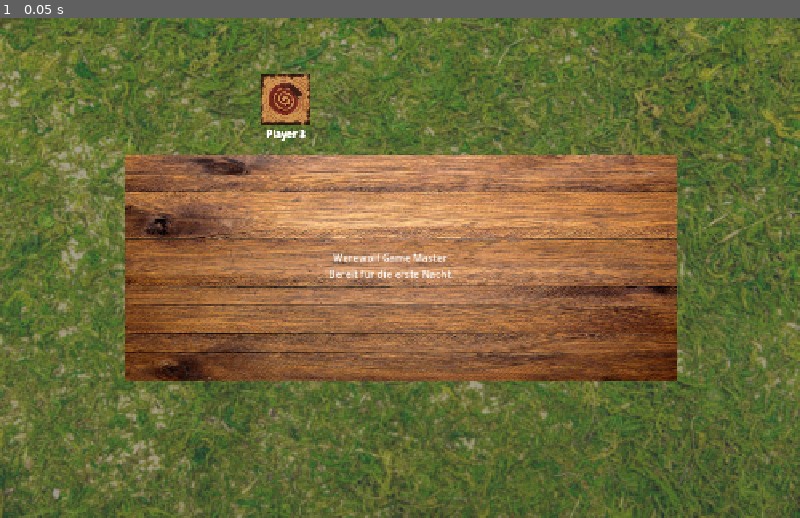
Above: before the commit, frame 1.
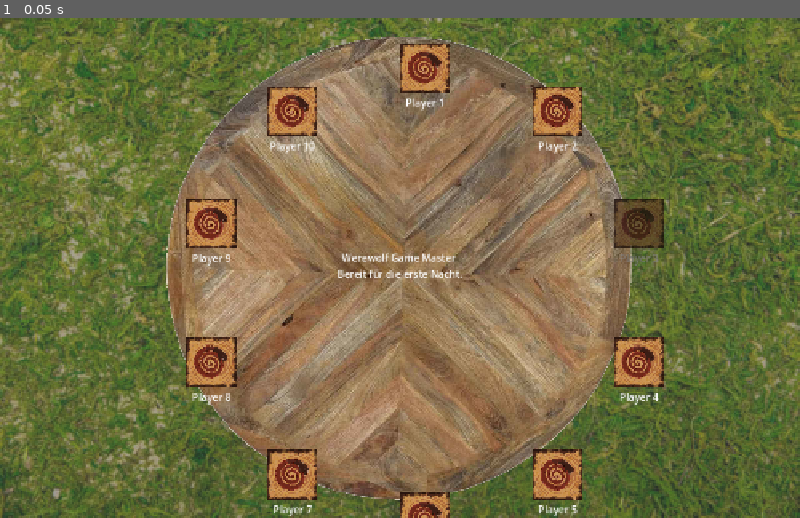
Above: after the commit, the same moment.

Repository: Wolfy7/werewolf-game-master
Game: Godot game, scene res://main.tscn
The game is run twice, just before and just after one commit, with the same random seed, the same clock (stepped at 60 frames per second) and the same inputs.
Inputs:
- Up to frame 1 (0.05 s): no input

The runs differ from the first frame. In frame 1, 44% of the frame differs, in the area x 15-85%, y 3-100%.

Commit message:
feat: update player management with alive status and layout adjustments

Diff:
--- a/autoload/game_state.gd
+++ b/autoload/game_state.gd
@@ -1,8 +1,14 @@
 extends Node
 
 var players = [
-	{"name": "Player 1"},
-	{"name": "Player 2"},
-	{"name": "Player 3"},
-	{"name": "Player 4"},
+	{"name": "Player 1", "alive": true},
+	{"name": "Player 2", "alive": true},
+	{"name": "Player 3", "alive": false},
+	{"name": "Player 4", "alive": true},
+	{"name": "Player 5", "alive": true},
+	{"name": "Player 6", "alive": true},
+	{"name": "Player 7", "alive": true},
+	{"name": "Player 8", "alive": true},
+	{"name": "Player 9", "alive": true},
+	{"name": "Player 10", "alive": true},
 ]
--- a/main.tscn
+++ b/main.tscn
@@ -5,6 +5,9 @@
 [ext_resource type="Texture2D" uid="uid://c3kw2mc33rhos" path="res://assets/tables/360_F_223060577_Up871tVFzW9s3J5y6ILNQnDiPeOOsBTC.jpg" id="2_0xm2m"]
 [ext_resource type="PackedScene" uid="uid://ls34xrduqyh3" path="res://scenes/player.tscn" id="4_1bvp3"]
 [ext_resource type="Script" uid="uid://5mmkbwdjwr67" path="res://player_layer.gd" id="4_lquwl"]
+
+[sub_resource type="CircleShape2D" id="CircleShape2D_lquwl"]
+radius = 360.0
 
 [node name="Main" type="Control" unique_id=399816373]
 layout_mode = 3
@@ -25,22 +28,24 @@
 texture = ExtResource("1_h2yge")
 
 [node name="TableLayer" type="Control" parent="." unique_id=290146263]
-anchors_preset = 0
-offset_right = 40.0
-offset_bottom = 40.0
+layout_mode = 1
+anchors_preset = 15
+anchor_right = 1.0
+anchor_bottom = 1.0
+grow_horizontal = 2
+grow_vertical = 2
 
 [node name="TextureRect" type="TextureRect" parent="TableLayer" unique_id=1788308542]
-visible = false
 layout_mode = 1
 anchors_preset = 8
 anchor_left = 0.5
 anchor_top = 0.5
 anchor_right = 0.5
 anchor_bottom = 0.5
-offset_left = 220.0
-offset_top = -20.0
-offset_right = 1020.0
-offset_bottom = 780.0
+offset_left = -400.0
+offset_top = -400.0
+offset_right = 400.0
+offset_bottom = 400.0
 grow_horizontal = 2
 grow_vertical = 2
 texture = ExtResource("1_ig7tw")
@@ -64,18 +69,10 @@
 vertical_alignment = 1
 
 [node name="TextureRect2" type="TextureRect" parent="TableLayer" unique_id=1031078259]
-layout_mode = 1
-anchors_preset = 8
-anchor_left = 0.5
-anchor_top = 0.5
-anchor_right = 0.5
-anchor_bottom = 0.5
-offset_left = 178.5
-offset_top = 200.0
-offset_right = 1061.5
-offset_bottom = 560.0
-grow_horizontal = 2
-grow_vertical = 2
+visible = false
+layout_mode = 0
+offset_right = 538.0
+offset_bottom = 360.0
 texture = ExtResource("2_0xm2m")
 
 [node name="Label2" type="Label" parent="TableLayer/TextureRect2" unique_id=834302213]
@@ -97,9 +94,12 @@
 vertical_alignment = 1
 
 [node name="PlayerLayer" type="Control" parent="." unique_id=300854221]
-anchors_preset = 0
-offset_right = 40.0
-offset_bottom = 40.0
+layout_mode = 1
+anchors_preset = 15
+anchor_right = 1.0
+anchor_bottom = 1.0
+grow_horizontal = 2
+grow_vertical = 2
 script = ExtResource("4_lquwl")
 player_scene = ExtResource("4_1bvp3")
 
@@ -107,3 +107,8 @@
 anchors_preset = 0
 offset_right = 40.0
 offset_bottom = 40.0
+
+[node name="CollisionShape2D" type="CollisionShape2D" parent="." unique_id=776901819]
+visible = false
+position = Vector2(643, 395)
+shape = SubResource("CircleShape2D_lquwl")
--- a/player_layer.gd
+++ b/player_layer.gd
@@ -1,9 +1,21 @@
 extends Control
 
 @export var player_scene: PackedScene
+@export var radius: float = 360.0
 
 func _ready() -> void:
-	for player_data in GameState.players:
+	layout_players()
+
+func layout_players():
+	var center := size / 2
+	var count := GameState.players.size()
+
+	for i in count:
 		var player = player_scene.instantiate()
 		add_child(player)
-		player.set_player_name(player_data.name)
+		player.set_player_name(GameState.players[i].name)
+		player.set_alive(GameState.players[i].alive)
+
+		var angle := TAU * i / count - PI / 2
+		var pos := center + Vector2(cos(angle), sin(angle)) * radius
+		player.position = pos
--- a/scenes/player.gd
+++ b/scenes/player.gd
@@ -1,6 +1,14 @@
 extends Control
+class_name Player
 
 @onready var name_label: Label = $VBoxContainer/NameLabel
+@onready var card: TextureRect = $VBoxContainer/TextureRect
 
 func set_player_name(player_name: String) -> void:
 	name_label.text = player_name
+
+func set_alive(is_alive: bool) -> void:
+	if is_alive:
+		modulate = Color.WHITE
+	else:
+		modulate = Color(0.5, 0.5, 0.5, 0.8)
--- a/scenes/player.tscn
+++ b/scenes/player.tscn
@@ -6,17 +6,15 @@
 [node name="Player" type="Control" unique_id=1750820860]
 layout_mode = 3
 anchors_preset = 0
-offset_left = 417.0
-offset_top = 90.0
-offset_right = 457.0
-offset_bottom = 130.0
+offset_right = 40.0
+offset_bottom = 40.0
 script = ExtResource("1_g2els")
 metadata/_edit_group_ = true
 
 [node name="VBoxContainer" type="VBoxContainer" parent="." unique_id=13276202]
 layout_mode = 0
-offset_right = 40.0
-offset_bottom = 40.0
+offset_right = 80.0
+offset_bottom = 107.0
 
 [node name="TextureRect" type="TextureRect" parent="VBoxContainer" unique_id=23762109]
 custom_minimum_size = Vector2(80, 80)
